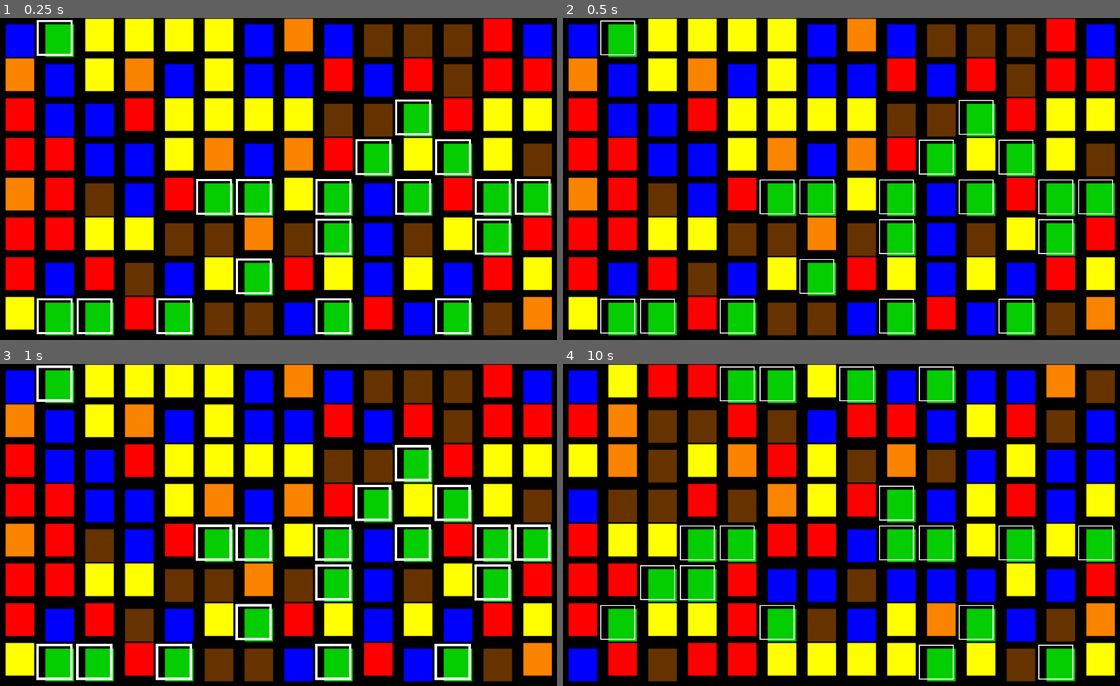
Above: before the commit, frames 1-4 (two rows, left to right).
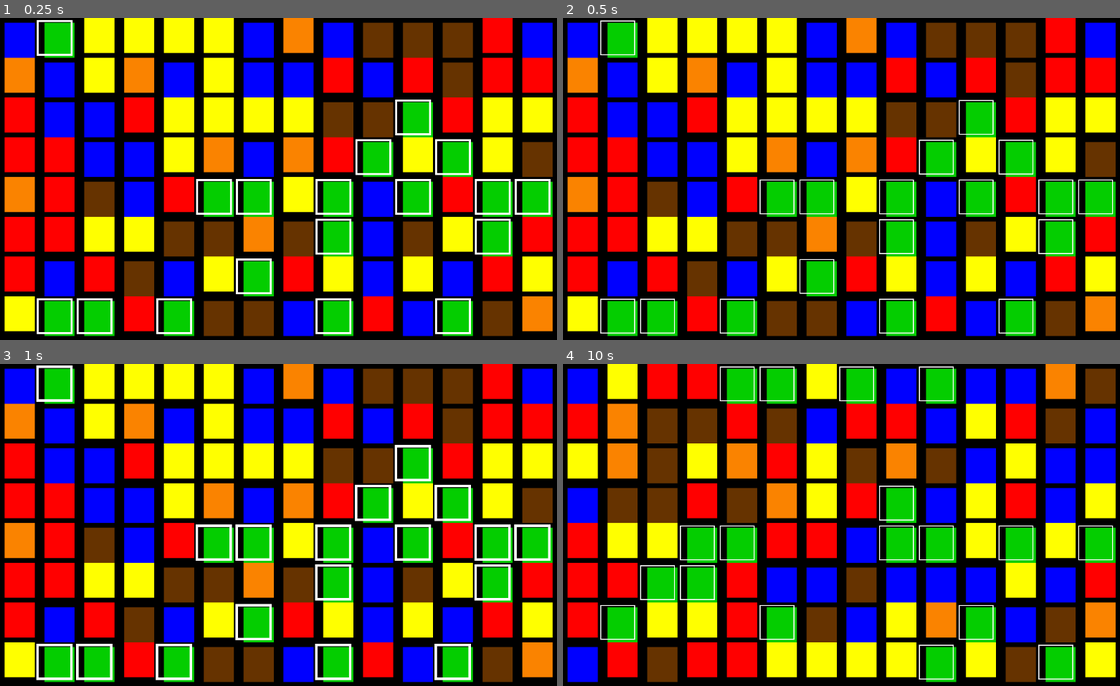
Above: after the commit, the same moments.

Repository: ExcitedAdom/Don-t-Touch-Blue
Game: Godot game, scene res://scenes/main.tscn
Two runs of this game, one before a commit and one after it. Both use one fixed random seed, a clock stepped at 60 frames per second and the inputs below.
Inputs (mouse positions are in pixels of both pictures, inside the frame that each line leads up to):
- Up to frame 1 (0.25 s): no input
- Up to frame 2 (0.5 s): no input
- Up to frame 3 (1 s): tap Enter at 0.5 s; move the mouse to (406, 508) at 0.52 s; hold Right from 0.53 s (still down); tap Alt at 0.6 s; click (406, 508) at 0.67 s
- Up to frame 4 (10 s): move the mouse to (730, 541) at 1.27 s; release Right at 1.28 s; hold Down 1.28-2.03 s; tap Shift every 1.5 s from 1.35 to 8.85 s; tap Space at 2, 5, 7.25 s; move the mouse to (902, 454) at 2.02 s; hold Right 2.03-2.78 s; tap Alt every 1.5 s from 2.1 to 9.6 s; move the mouse to (813, 589) at 2.77 s; hold Up 2.78-3.53 s; click (813, 589) at 2.92 s; tap Enter at 3.5, 5.75 s; move the mouse to (1014, 573) at 3.52 s; hold Left 3.53-5.03 s; move the mouse to (674, 476) at 4.27 s; move the mouse to (874, 525) at 5.02 s; hold Down 5.03-5.78 s; click (874, 525) at 5.17 s; move the mouse to (757, 444) at 5.77 s; hold Right 5.78-6.53 s; move the mouse to (969, 508) at 6.52 s; hold Up 6.53-7.28 s; move the mouse to (730, 541) at 7.27 s; hold Right 7.28-8.03 s; click (730, 541) at 7.42 s; move the mouse to (902, 454) at 8.02 s; hold Down 8.03-8.78 s; move the mouse to (813, 589) at 8.77 s; hold Left 8.78-9.53 s; move the mouse to (1014, 573) at 9.52 s; hold Up from 9.53 s (still down); click (1014, 573) at 9.67 s

The runs differ from the first frame. In frame 1, 13% of the frame differs, in the area x 0-100%, y 0-99%; in frame 2, 13%; in frame 3, 13%; in frame 4, 12%.

Commit message:
added the color controls code

Diff:
--- a/game_colors.gd
+++ b/game_colors.gd
@@ -16,6 +16,7 @@
 
 const TILE_COLUMNS: int = 3
 const TILE_ROWS: int = 2
+const TILE_INSET: float = 3
 
 const TILE_CELL: Array[int] = [3, 4, 0, 1, 2, 5]
 
@@ -45,7 +46,13 @@
 	var h: float = sheet.get_height() / float(TILE_ROWS)
 	var atlas := AtlasTexture.new()
 	atlas.atlas = sheet
-	atlas.region = Rect2((cell % TILE_COLUMNS) * w, (cell / TILE_COLUMNS) * h, w, h)
+	atlas.region = Rect2(
+		(cell % TILE_COLUMNS) * w + TILE_INSET,
+		(cell / TILE_COLUMNS) * h + TILE_INSET,
+		w - TILE_INSET * 2,
+		h - TILE_INSET * 2
+		)
+
 	_cache[key] = atlas
 	return atlas
 
--- a/scenes/ColorControler.gd
+++ b/scenes/ColorControler.gd
@@ -1,11 +1,27 @@
 extends Node
 
+const warning_time := 1.5
+const min_interval := 2.0
+const speed_up := 0.25
 
-# Called when the node enters the scene tree for the first time.
-func _ready() -> void:
-	pass # Replace with function body.
+var interval := 5.0
+var timer := 0.0
+var warning := false
 
+func _process(delta: float) -> void:
+	if not GameState.running:
+		return
+	timer += delta
 
-# Called every frame. 'delta' is the elapsed time since the previous frame.
-func _process(delta: float) -> void:
-	pass
+	if not warning and timer >= interval:
+		warning = true
+		timer = 0.0
+		GameState.next_color = GameColors.random_index(GameState.current_color)
+		Events.color_warning.emit(GameState.next_color)
+
+	elif warning and timer >= interval:
+		warning = false
+		timer = 0.0
+		GameState.current_color = GameState.next_color
+		Events.color_changed.emit(GameState.current_color)
+		interval = max(min_interval, interval - speed_up)
